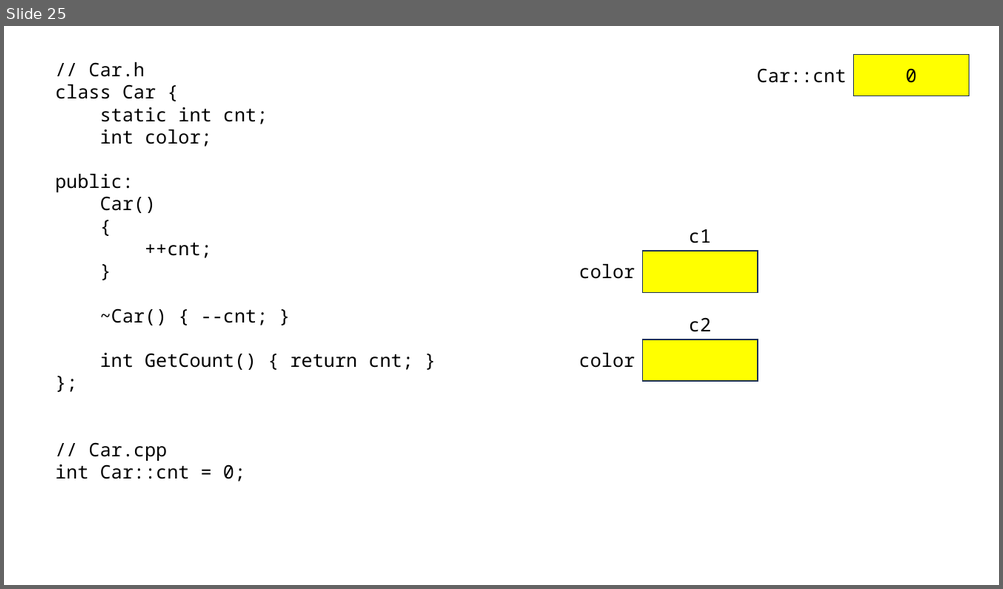
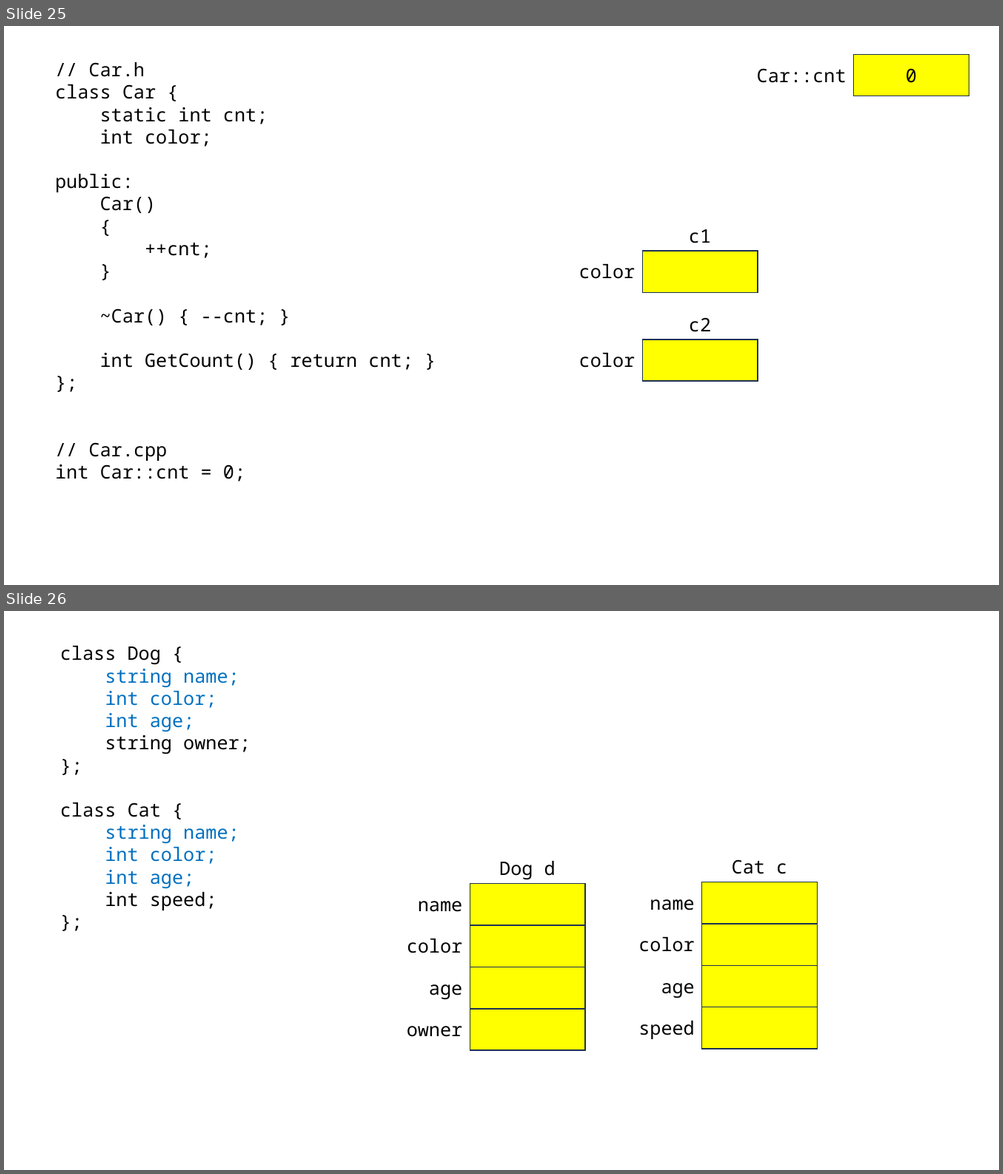
Before and after one commit to loopinf/cpp_230619, a slide deck: 230619.pptx. Shown one above the other, each under a label of ours: slide 25 before the commit, slides 25 and 26 after it. The pictures are 1003x589 and 1003x1174 pixels, drawn with LibreOffice and Linux fonts; fonts in the diff are those of the drawing. Boxes give left, top, right and bottom in pixels: in the first picture for what was removed or moved away, otherwise in the second. Text is boxed around its words. In the diff, an @@ line names an element or a change of style, - is before the commit and + after.

```diff
--- a/230619.pptx
+++ b/230619.pptx
@@ slide 26 added at bbox=[4, 611, 999, 1170], background #FFFFFF @@
@@ text added at bbox=[60, 646, 250, 911], 18 pt, text #0070C0 @@
+class Dog {
+string name;
+int color;
+int age;
+string owner;
+};
+class Cat {
+string name;
+int color;
+int age;
+int speed;
+};
@@ text added at bbox=[499, 861, 555, 880], 18 pt, text #000000 @@
+Dog d
@@ text added at bbox=[731, 860, 787, 874], 18 pt, text #000000 @@
+Cat c
@@ rectangle added at bbox=[469, 884, 585, 925], fill #FFFF00, outline #1E3256 1 pt @@
@@ rectangle added at bbox=[702, 883, 817, 924], fill #FFFF00, outline #1E3256 1 pt @@
@@ text added at bbox=[418, 901, 462, 912], 18 pt, text #000000 @@
+name
@@ text added at bbox=[649, 900, 694, 911], 18 pt, text #000000 @@
+name
@@ text added at bbox=[407, 939, 463, 954], 18 pt, text #000000 @@
+color
@@ rectangle added at bbox=[469, 925, 585, 968], fill #FFFF00, outline #1E3256 1 pt @@
@@ text added at bbox=[638, 937, 694, 952], 18 pt, text #000000 @@
+color
@@ rectangle added at bbox=[702, 924, 817, 966], fill #FFFF00, outline #1E3256 1 pt @@
@@ rectangle added at bbox=[702, 965, 817, 1007], fill #FFFF00, outline #1E3256 1 pt @@
@@ text added at bbox=[429, 985, 462, 999], 18 pt, text #000000 @@
+age
@@ rectangle added at bbox=[469, 968, 585, 1009], fill #FFFF00, outline #1E3256 1 pt @@
@@ text added at bbox=[661, 983, 694, 998], 18 pt, text #000000 @@
+age
@@ rectangle added at bbox=[469, 1009, 585, 1051], fill #FFFF00, outline #1E3256 1 pt @@
@@ rectangle added at bbox=[702, 1007, 817, 1049], fill #FFFF00, outline #1E3256 1 pt @@
@@ text added at bbox=[407, 1026, 463, 1037], 18 pt, text #000000 @@
+owner
@@ text added at bbox=[638, 1021, 694, 1039], 18 pt, text #000000 @@
+speed
```
Also in this commit, not shown: 1 other slide added, 1 other file.
